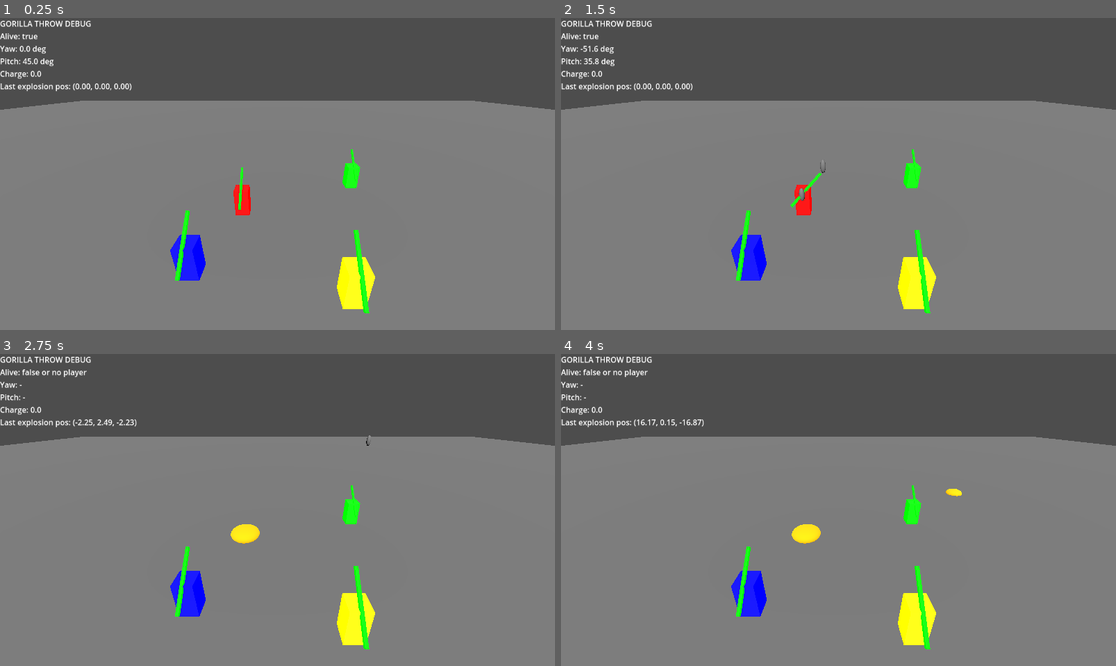
Above: before the commit, frames 1-4 (two rows, left to right).
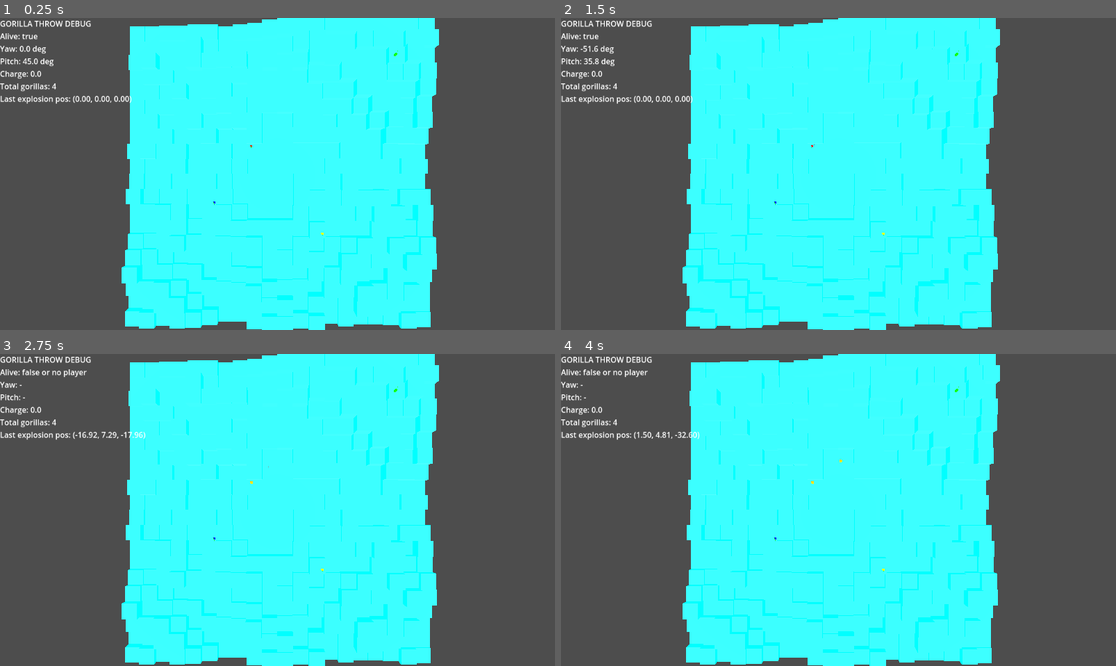
Above: after the commit, the same moments.

Repository: jkartje/gorilla
Game: Godot game, scene res://scenes/Main.tscn
Two runs of this game, one before a commit and one after it. Both use one fixed random seed, a clock stepped at 60 frames per second and the inputs below.
Inputs:
- Up to frame 1 (0.25 s): no input
- Up to frame 2 (1.5 s): tap Enter at 0.5 s; hold Right (ui_right) 0.53-1.28 s; hold Space (accept) 0.53-1.28 s; hold Down (ui_down) from 1.28 s (still down); tap Space (accept) at 1.35 s
- Up to frame 3 (2.75 s): release Down (ui_down) at 2.03 s; hold Right (ui_right) from 2.03 s (still down); hold Space (accept) from 2.03 s (still down)
- Up to frame 4 (4 s): release Right (ui_right) at 2.78 s; release Space (accept) at 2.78 s; hold Up (ui_up) 2.78-3.53 s; tap Space (accept) at 2.85, 3.5 s; hold Left (ui_left) from 3.53 s (still down); hold Space (accept) from 3.53 s (still down)

The runs differ from the first frame. In frame 1, 88% of the frame differs, in the area x 0-100%, y 0-100%; in frame 2, 88%; in frame 3, 88%; in frame 4, 88%.

Commit message:
terrain generator working

Diff:
--- a/scenes/Main.tscn
+++ b/scenes/Main.tscn
@@ -1,6 +1,7 @@
-[gd_scene load_steps=6 format=3 uid="uid://n3i6oo04ghb2"]
+[gd_scene load_steps=7 format=3 uid="uid://n3i6oo04ghb2"]
 
 [ext_resource type="Script" uid="uid://bfkmh6qyyadcx" path="res://scripts/input_controller.gd" id="1_elqb8"]
+[ext_resource type="Script" uid="uid://dqk6df0edxwk" path="res://scripts/terrain_generator.gd" id="1_rarhs"]
 [ext_resource type="PackedScene" uid="uid://456b0ktms2yp" path="res://scenes/HUD.tscn" id="2_rarhs"]
 [ext_resource type="Script" uid="uid://bta71u3el3c7b" path="res://scripts/game_state.gd" id="4_rarhs"]
 
@@ -25,7 +26,10 @@
 transform = Transform3D(1, 0, 0, 0, 0.707107, 0.707107, 0, -0.707107, 0.707107, 0, 0, 0)
 
 [node name="MainCamera" type="Camera3D" parent="."]
-transform = Transform3D(1, 0, 0, 0, 0.906308, 0.422618, 0, -0.422618, 0.906308, 0, 10, 10)
+transform = Transform3D(1, 0, 0, 0, -4.37114e-08, 1, 0, -1, -4.37114e-08, 0, 140, 0)
+
+[node name="TerrainGenerator" type="Node3D" parent="."]
+script = ExtResource("1_rarhs")
 
 [node name="HUD" parent="." instance=ExtResource("2_rarhs")]
 
--- /dev/null
+++ b/scenes/TerrainColumn.tscn
@@ -0,0 +1,22 @@
+[gd_scene load_steps=4 format=3 uid="uid://dncdsddbdlwsv"]
+
+[sub_resource type="StandardMaterial3D" id="StandardMaterial3D_oesbj"]
+albedo_color = Color(0.25098, 0.878431, 0.933333, 1)
+emission_enabled = true
+emission = Color(0, 0.733333, 1, 1)
+emission_energy_multiplier = 1.5
+
+[sub_resource type="BoxMesh" id="BoxMesh_oesbj"]
+
+[sub_resource type="BoxShape3D" id="BoxShape3D_0f1dh"]
+
+[node name="TerrainColumn" type="Node3D"]
+
+[node name="Mesh" type="MeshInstance3D" parent="."]
+material_override = SubResource("StandardMaterial3D_oesbj")
+mesh = SubResource("BoxMesh_oesbj")
+
+[node name="StaticBody" type="StaticBody3D" parent="."]
+
+[node name="CollisionShape3D" type="CollisionShape3D" parent="StaticBody"]
+shape = SubResource("BoxShape3D_0f1dh")
--- a/scripts/game_state.gd
+++ b/scripts/game_state.gd
@@ -3,6 +3,9 @@
 @onready var hud: Node = $"../HUD"
 
 const GORILLA_SCENE: PackedScene = preload("res://scenes/Gorilla.tscn")
+
+const MAP_HALF_SIZE: float = 100.0
+const SPAWN_MARGIN: float = 10.0
 
 var gorillas: Array[Node3D] = []
 var player_gorilla: Node3D = null
@@ -10,13 +13,19 @@
 # Configurable number of gorillas (including player)
 var num_gorillas: int = 4
 
-# Spawn zones (XZ rectangles) in world space
-# These assume a 20x20 ground centered at (0,0)
+# Spawn zones (XZ rectangles) in world space for 200x200 map
 var spawn_zones: Array[Dictionary] = [
-	{ "min": Vector2(-8.0, -8.0), "max": Vector2(-2.0, -2.0) },
-	{ "min": Vector2( 2.0, -8.0), "max": Vector2( 8.0, -2.0) },
-	{ "min": Vector2(-8.0,  2.0), "max": Vector2(-2.0,  8.0) },
-	{ "min": Vector2( 2.0,  2.0), "max": Vector2( 8.0,  8.0) },
+	{ "min": Vector2(-MAP_HALF_SIZE + SPAWN_MARGIN, -MAP_HALF_SIZE + SPAWN_MARGIN),
+	  "max": Vector2(-SPAWN_MARGIN, -SPAWN_MARGIN) },
+
+	{ "min": Vector2(SPAWN_MARGIN, -MAP_HALF_SIZE + SPAWN_MARGIN),
+	  "max": Vector2(MAP_HALF_SIZE - SPAWN_MARGIN, -SPAWN_MARGIN) },
+
+	{ "min": Vector2(-MAP_HALF_SIZE + SPAWN_MARGIN, SPAWN_MARGIN),
+	  "max": Vector2(-SPAWN_MARGIN, MAP_HALF_SIZE - SPAWN_MARGIN) },
+
+	{ "min": Vector2(SPAWN_MARGIN, SPAWN_MARGIN),
+	  "max": Vector2(MAP_HALF_SIZE - SPAWN_MARGIN, MAP_HALF_SIZE - SPAWN_MARGIN) },
 ]
 
 # Distinct colors to rotate through
@@ -30,7 +39,7 @@
 ]
 
 func _ready() -> void:
-	# Defer so the parent (Main) finishes setting up its children before we add more
+	# Defer so parent (Main) finishes creating terrain before we raycast
 	call_deferred("spawn_gorillas")
 
 func spawn_gorillas() -> void:
@@ -52,7 +61,7 @@
 
 		var zone: Dictionary = spawn_zones[i]
 		var spawn_pos: Vector3 = _compute_spawn_position(zone, rng, main_root)
-		g.transform.origin = spawn_pos   # local transform is fine before adding to tree
+		g.transform.origin = spawn_pos
 
 		main_root.add_child(g)
 
@@ -71,8 +80,8 @@
 	var x: float = rng.randf_range(min_v.x, max_v.x)
 	var z: float = rng.randf_range(min_v.y, max_v.y)
 
-	var from: Vector3 = Vector3(x, 20.0, z)
-	var to: Vector3 = Vector3(x, -20.0, z)
+	var from: Vector3 = Vector3(x, 40.0, z)
+	var to: Vector3 = Vector3(x, -40.0, z)
 
 	var space_state: PhysicsDirectSpaceState3D = main_root.get_world_3d().direct_space_state
 
--- a/scripts/input_controller.gd
+++ b/scripts/input_controller.gd
@@ -63,6 +63,10 @@
 
 	text += "Charge: %.1f\n" % charge
 
+	# Show how many gorillas GameState has spawned
+	var count: int = game_state.gorillas.size()
+	text += "Total gorillas: %d\n" % count
+
 	var hud_script = hud
 	var last_pos: Vector3 = hud_script.last_explosion_pos
 	text += "Last explosion pos: (%.2f, %.2f, %.2f)\n" % [last_pos.x, last_pos.y, last_pos.z]
--- /dev/null
+++ b/scripts/terrain_generator.gd
@@ -0,0 +1,75 @@
+extends Node3D
+
+const COLUMN_SCENE: PackedScene = preload("res://scenes/TerrainColumn.tscn")
+
+const MAP_HALF_SIZE: float = 100.0      # 200x200 map from -100..100
+const CELL_SIZE: float = 10.0           # each cell is 10x10 units
+const GRID_SIZE: int = int((MAP_HALF_SIZE * 2.0) / CELL_SIZE)
+
+# Height config
+const HEIGHT_MIN: float = 2.0
+const HEIGHT_MAX: float = 20.0
+const HEIGHT_STEP: float = 4.0          # max change from neighbors
+
+
+var heights: Array = []   # outer array of rows; inner arrays are plain Array[float], untyped to avoid nested generics
+
+func _ready() -> void:
+	_generate_heights()
+	_build_columns()
+
+func _generate_heights() -> void:
+	heights.resize(GRID_SIZE)
+
+	var rng: RandomNumberGenerator = RandomNumberGenerator.new()
+	rng.randomize()
+
+	for x in range(GRID_SIZE):
+		var row: Array = []
+
+		for z in range(GRID_SIZE):
+			var base: float = 0.0
+			var count: int = 0
+
+			if x > 0:
+				base += float(heights[x - 1][z])
+				count += 1
+			if z > 0:
+				base += float(row[z - 1])
+				count += 1
+			if x > 0 and z > 0:
+				base += float(heights[x - 1][z - 1])
+				count += 1
+
+			if count > 0:
+				base /= float(count)
+
+			var delta: float = rng.randf_range(-HEIGHT_STEP, HEIGHT_STEP)
+			var h: float = clamp(base + delta, HEIGHT_MIN, HEIGHT_MAX)
+
+			row.append(h)
+
+		heights[x] = row
+
+func _build_columns() -> void:
+	# starting world offset so cells are centered on the origin
+	var start: float = -MAP_HALF_SIZE + CELL_SIZE * 0.5
+
+	for x in range(GRID_SIZE):
+		var row: Array = heights[x]
+		for z in range(GRID_SIZE):
+			var h: float = float(row[z])
+			if h <= 0.1:
+				continue  # skip almost-flat, leave base plane visible
+
+			var column: Node3D = COLUMN_SCENE.instantiate() as Node3D
+
+			var world_x: float = start + float(x) * CELL_SIZE
+			var world_z: float = start + float(z) * CELL_SIZE
+
+			# Root position at middle of the column vertically
+			column.position = Vector3(world_x, h * 0.5, world_z)
+			# Scale so top is at height h and footprint is CELL_SIZE
+			column.scale = Vector3(CELL_SIZE, h, CELL_SIZE)
+
+			add_child(column)
Not shown, added: scripts/terrain_generator.gd.uid
